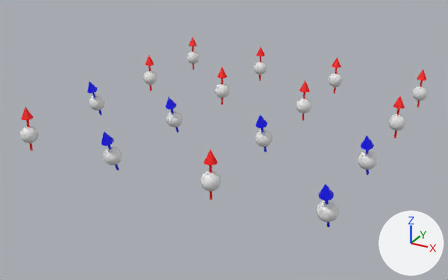
What one commit did to the Blender file Blender/spins1D.blend.
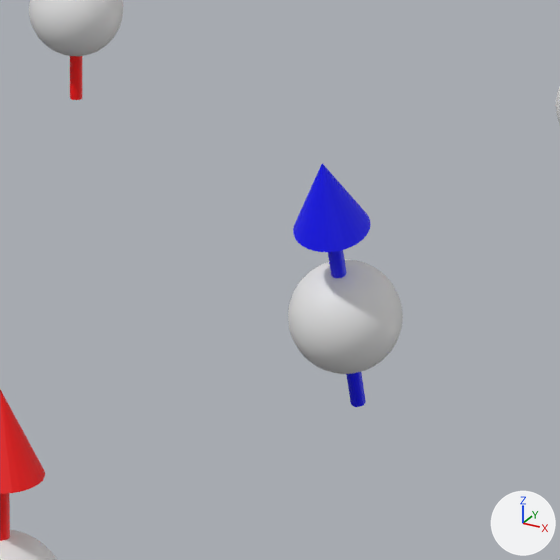
The first picture shows the older version from a camera (50 mm lens) standing at (76.8, -70.1, 42.1) and looking at (25.3, 23.5, -4.7). The close-ups show both versions on the part from 47% to 66% of the width and 32% to 63% of the height of that picture; other places that the commit changed are outside them. Every picture has the same lights, and +X, +Y and +Z are marked at lower right.
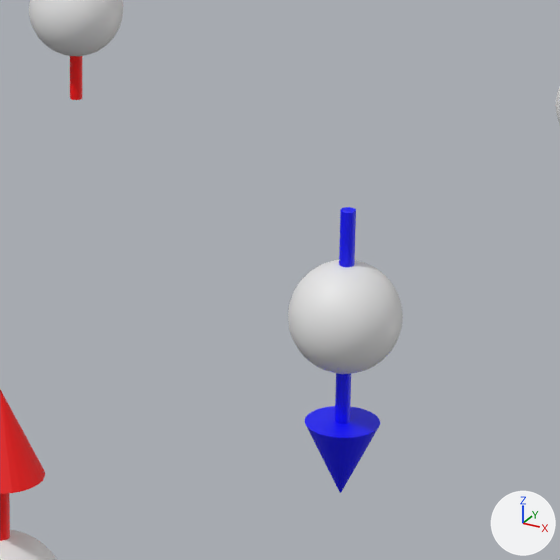
The change, as a list of edits to the scene's bpy script:
```text
Change ob_cylinder_006:
    ob_cylinder_006.rotation_euler: (1.898, 0.0, 0.0) -> (4.712, 0.0, 0.0)  # degrees (109, 0, 0) -> degrees (270, 0, 0)
```

What differs and where, as boxes (x1, y1, x2, y2) in the close-ups (560 x 560 px):
'Cylinder.006', turned: before (293, 163, 371, 407); after (305, 207, 380, 493)
